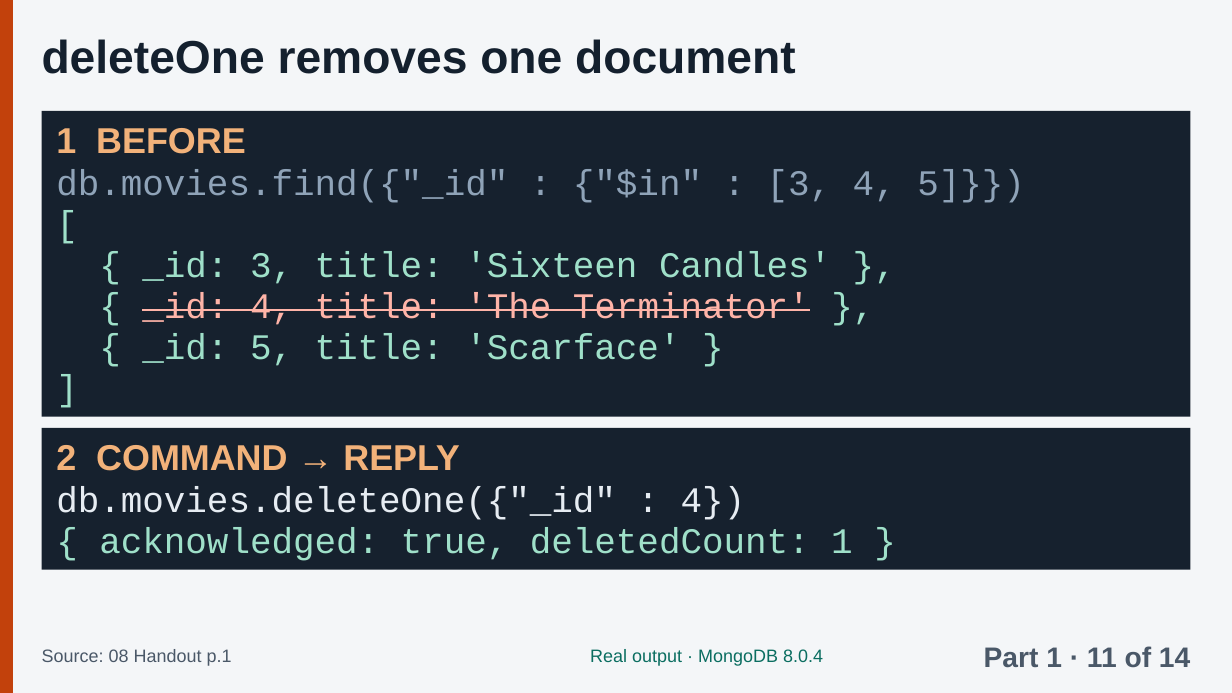
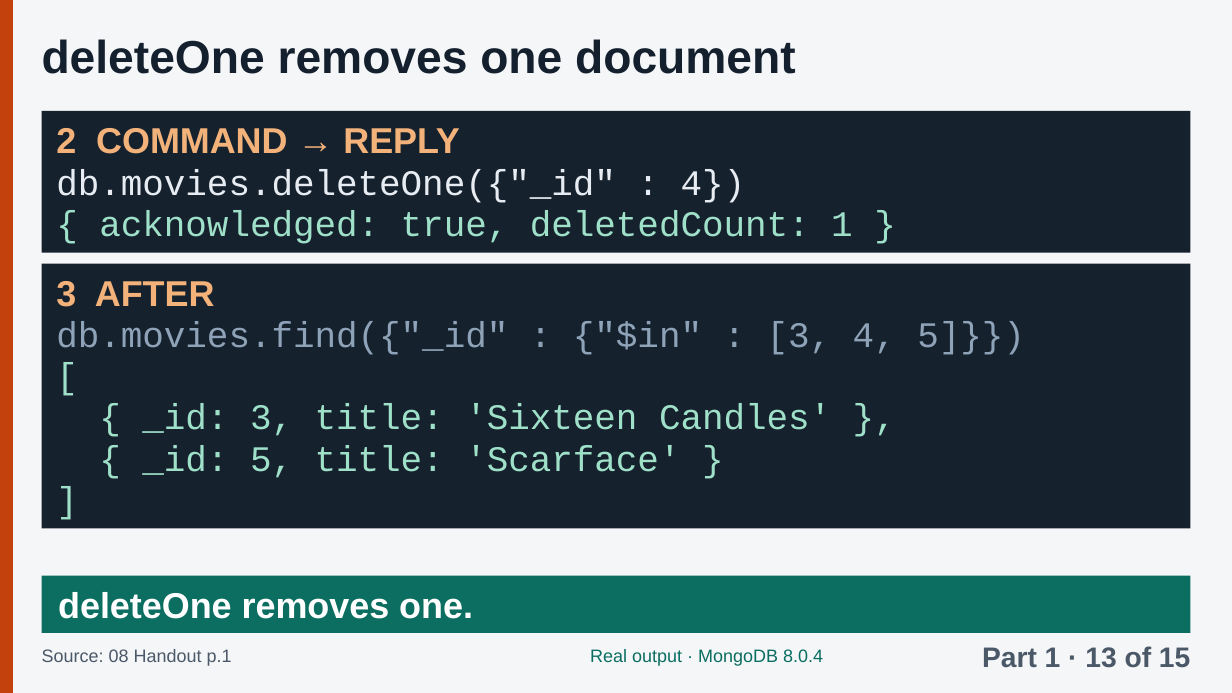
Before and after one commit to Tiredicey/ADBS, a slide deck: slide 15 of 01_FULL_DECK/ADBS_FULL_answer_key.pptx (slide 13 before the commit). Drawn at 1232x693 pixels with LibreOffice and Linux fonts; fonts in the diff are those of the drawing. Boxes give left, top, right and bottom in pixels: in the first picture for what was removed or moved away, otherwise in the second. Text is boxed around its words. In the diff, an @@ line names an element or a change of style, - is before the commit and + after.

```diff
--- a/01_FULL_DECK/ADBS_FULL_answer_key.pptx
+++ b/01_FULL_DECK/ADBS_FULL_answer_key.pptx
@@ rectangle: place and size @@
-rectangle at <box>42,111,1190,417</box>
+rectangle at <box>42,111,1190,252</box>
@@ text "2 COMMAND → REPLY": place and size @@
-text "2 COMMAND → REPLY" at <box>56,445,853,561</box>
+text "2 COMMAND → REPLY" at <box>56,128,853,244</box>
@@ rectangle: place and size @@
-rectangle at <box>42,428,1190,569</box>
+rectangle at <box>42,263,1190,529</box>
@@ text at <box>56,281,215,307</box>: text changed @@
-1 BEFORE
+3 AFTER
@@ text "3 AFTER": place and size @@
-text "3 AFTER" at <box>56,128,1025,366</box>
+text "3 AFTER" at <box>56,281,1025,478</box>
@@ text at <box>142,292,810,325</box>: paragraph removed @@
-{ _id: 4, title: 'The Terminator' },
@@ rectangle added at <box>42,576,1190,633</box>, fill #0B6E61, 28 pt, text #FFFFFF, bold @@
+deleteOne removes one.
@@ text at <box>982,646,1190,668</box>: text changed @@
-Part 1 · 11 of 14
+Part 1 · 13 of 15
```
Also in this commit, not shown: 40 other slides changed, 4 slides added, 3 other files.
